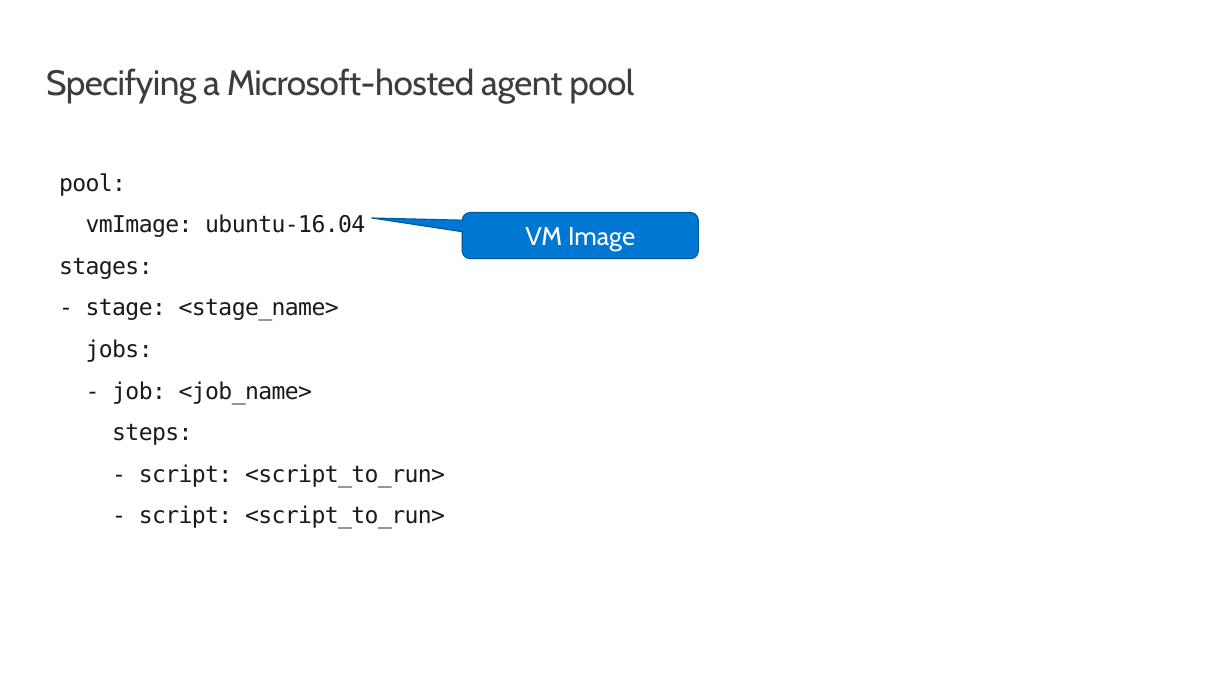
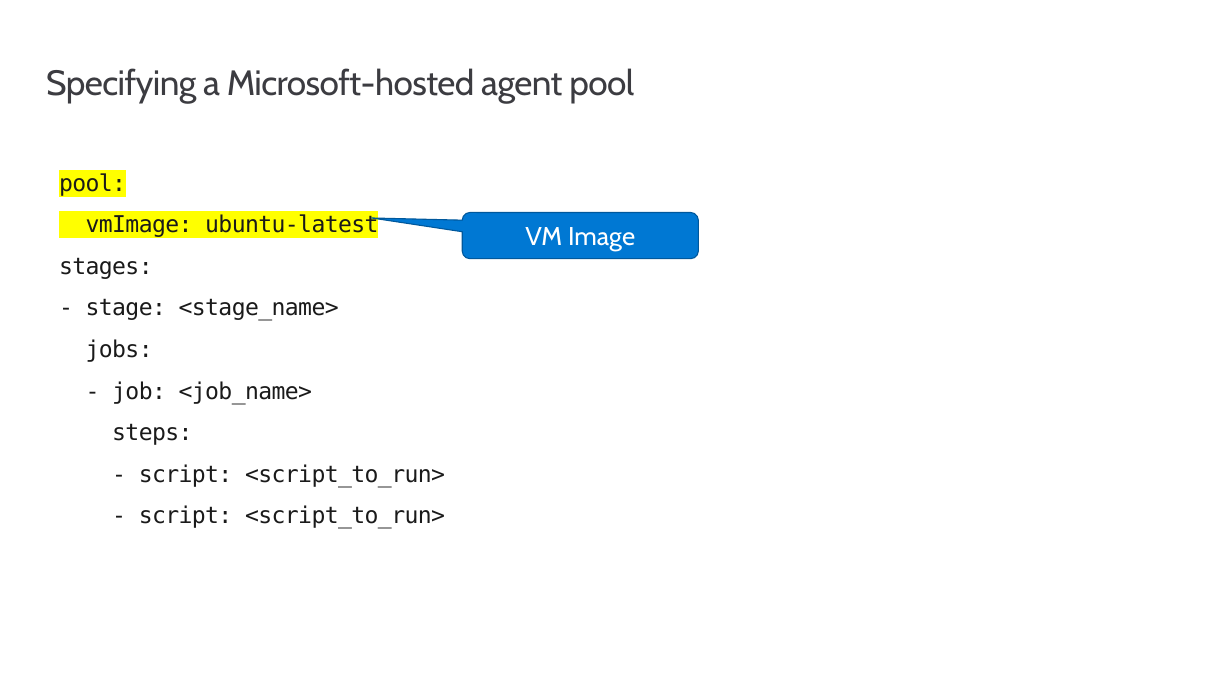
Before and after one commit to msusdev/Azure-pipelines-with-GitHub, a slide deck: slide 74 of Presentations/Introduction to Azure Pipelines/Introduction to Azure Pipelines.pptx. Drawn at 1232x693 pixels with LibreOffice and Linux fonts; fonts in the diff are those of the drawing; background and template pictures are left out. Boxes give left, top, right and bottom in pixels: in the first picture for what was removed or moved away, otherwise in the second. Text is boxed around its words. In the diff, an @@ line names an element or a change of style, - is before the commit and + after.

```diff
--- a/Presentations/Introduction to Azure Pipelines/Introduction to Azure Pipelines.pptx
+++ b/Presentations/Introduction to Azure Pipelines/Introduction to Azure Pipelines.pptx
@@ text at <box>59,173,126,196</box>: highlight none to #FFFF00 in "pool:" @@
@@ text at <box>86,214,378,237</box>: text changed @@
-vmImage: ubuntu-16.04
+vmImage: ubuntu-latest
```
Also in this commit, not shown: 4 other slides changed.
